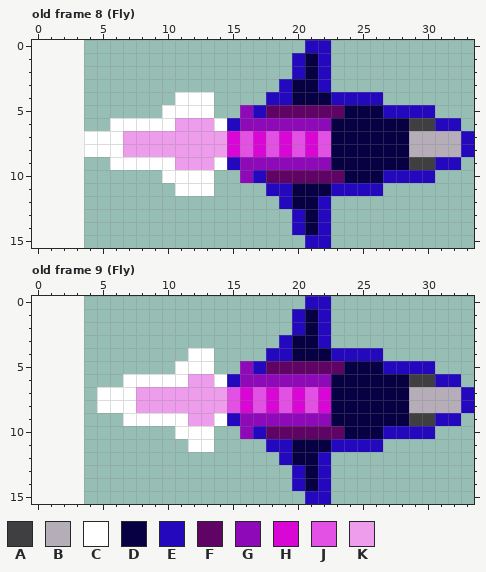
Pixel-art file -- assets_src/ship.ase. Above, as it was before the edit.
30x16 pixels, 9 frames. Shown: old frame 8 (Fly), old frame 9 (Fly). The old version is drawn lined up with the new one, on the new canvas. The commit also changed other frames, which this record leaves out.
Palette (. is transparent): A #3f3f41  B #b5aeb9  C #ffffff  D #070143  E #2408be  F #5f0464  G #8e09b7  H #d807d6  J #e350e4  K #ee9ded
Pixels before, old frame 8 (Fly), first column x 4:
 0 .................EE...........
 1 ................EDE...........
 2 ................EDE...........
 3 ...............EDDE...........
 4 .......CCC....EEDDDEEEE.......
 5 ......CCCC..GEFFFFFFDDDEEEE...
 6 ..CCCCCKKKCEGGGGGGGDDDDDDAAEE.
 7 CCCKKKKKKKKHJHJHJHJDDDDDDBBBBE
 8 CCCKKKKKKKKHJHJHJHJDDDDDDBBBBE
 9 ..CCCCCKKKCEGGGGGGGDDDDDDAAEE.
10 ......CCCC..GEFFFFFFDDDEEEE...
11 .......CCC....EEDDDEEEE.......
12 ...............EDDE...........
13 ................EDE...........
14 ................EDE...........
15 .................EE...........
Pixels before, old frame 9 (Fly), first column x 5:
 0 ................EE...........
 1 ...............EDE...........
 2 ...............EDE...........
 3 ..............EDDE...........
 4 .......CC....EEDDDEEEE.......
 5 ......CCC..GEFFFFFFDDDEEEE...
 6 ..CCCCCKKCEGGGGGGGDDDDDDAAEE.
 7 CCCKKKKKKKJHJHJHJHDDDDDDBBBBE
 8 CCCKKKKKKKJHJHJHJHDDDDDDBBBBE
 9 ..CCCCCKKCEGGGGGGGDDDDDDAAEE.
10 ......CCC..GEFFFFFFDDDEEEE...
11 .......CC....EEDDDEEEE.......
12 ..............EDDE...........
13 ...............EDE...........
14 ...............EDE...........
15 ................EE...........
Now the later version:
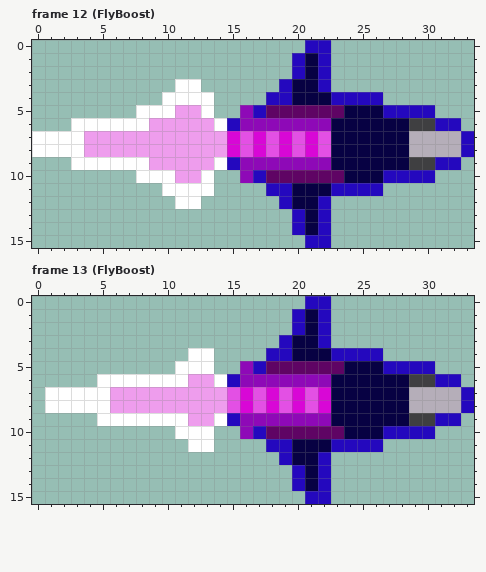
A new or re-ordered frame is compared with the old frame closest to it.
The commit says: Add player flyBoost animation
Diff:
{"change": "canvas 30x16 -> 34x16, the old top-left corner now at 4,0"}
{"change": "frames 9 -> 13"}
{"where": "frame 12 (FlyBoost) is new; against old frame 8 (Fly)"}
{"frame":12,"y":3,"x":11,"old":"..","new":"CC"}
{"frame":12,"y":4,"x":10,"old":".","new":"C"}
{"frame":12,"y":5,"x":8,"old":"..","new":"CC"}
{"frame":12,"y":5,"x":11,"old":"CC","new":"KK"}
{"frame":12,"y":6,"x":3,"old":"...","new":"CCC"}
{"frame":12,"y":6,"x":9,"old":"CC","new":"KK"}
{"frame":12,"y":7,"x":0,"old":"....CCC","new":"CCCCKKK"}
{"frame":12,"y":8,"x":0,"old":"....CCC","new":"CCCCKKK"}
{"frame":12,"y":9,"x":3,"old":"...","new":"CCC"}
{"frame":12,"y":9,"x":9,"old":"CC","new":"KK"}
{"frame":12,"y":10,"x":8,"old":"..","new":"CC"}
{"frame":12,"y":10,"x":11,"old":"CC","new":"KK"}
{"frame":12,"y":11,"x":10,"old":".","new":"C"}
{"frame":12,"y":12,"x":11,"old":"..","new":"CC"}
{"where": "frame 13 (FlyBoost) is new; against old frame 9 (Fly)"}
{"frame":13,"y":6,"x":5,"old":"..","new":"CC"}
{"frame":13,"y":7,"x":1,"old":"....","new":"CCCC"}
{"frame":13,"y":7,"x":6,"old":"CC","new":"KK"}
{"frame":13,"y":8,"x":1,"old":"....","new":"CCCC"}
{"frame":13,"y":8,"x":6,"old":"CC","new":"KK"}
{"frame":13,"y":9,"x":5,"old":"..","new":"CC"}
